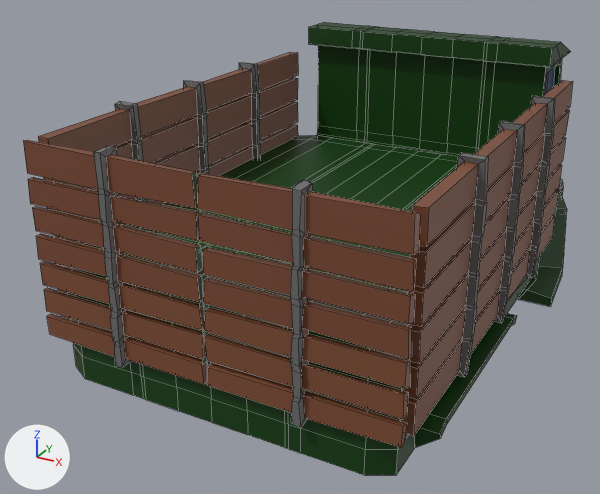
The FBX model Assets/Imports/Truck.fbx, before and after one commit.
Before and after are seen from a 50 mm lens placed at (2.53, -5.86, 3.98), pointed at (-0.55, -0.27, 1.19). Every picture has the same lights, and +X, +Y and +Z are marked at lower left. Mesh edges are drawn as thin lines. Where no turn or scale is listed for an object, it has been applied to the vertices. Vertices at the same position are counted once.

In view in the first picture: 'Truck'.
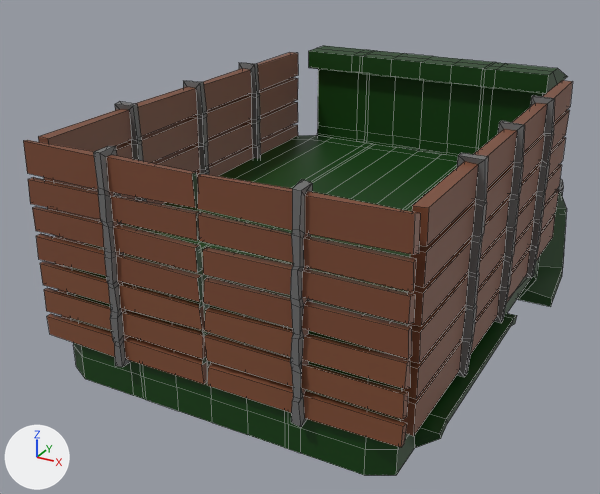
Commit message: Truck V3

Patch to the scene script:
```diff
--- a/Assets/Imports/Truck.fbx.py
+++ b/Assets/Imports/Truck.fbx.py
@@ me_scene_005 @@
 # used by ob_truck; location = (0.0, 0.0, 0.0)
-me_scene_005.from_pydata(...)  # 1652 vertices, 1680 faces; spans x -1.34..1.34, y -2.47..3.0, z 0.51..2.8
+me_scene_005.from_pydata(...)  # 1651 vertices, 1680 faces; spans x -1.34..1.34, y -2.47..3.0, z 0.51..2.6
+# me_scene_005 part 1
+# 1 vertex is removed from x 0.0, y 1.53, z 2.65
+# 84 vertices in x -1.08..1.08, y 0.86..1.62, z 2.56..2.64 move by (0.0, 0.0, -0.21)
+# 33 vertices in x -1.08..1.08, y 0.86..1.17, z 2.8 move by (0.0, 0.0, -0.22)
 me_scene_005.materials.append(mat_mainpalette)
```

Changed parts and their boxes (x1, y1, x2, y2) in the pictures (600 x 494 px; the box of a moved part takes in the faces that stretch with it):
'Truck', reshaped
    before: (23, 22, 573, 475)
    after: (23, 46, 573, 475)
part 1 of me_scene_005, moved or reshaped
    before: (309, 22, 570, 149)
    after: (309, 46, 568, 149)
